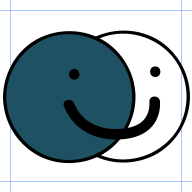
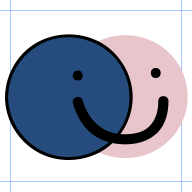
The second 192px x 192px image is a revision of the first. Changes to its layers:
painted on "joinmelogo" over [3, 30, 190, 164]
